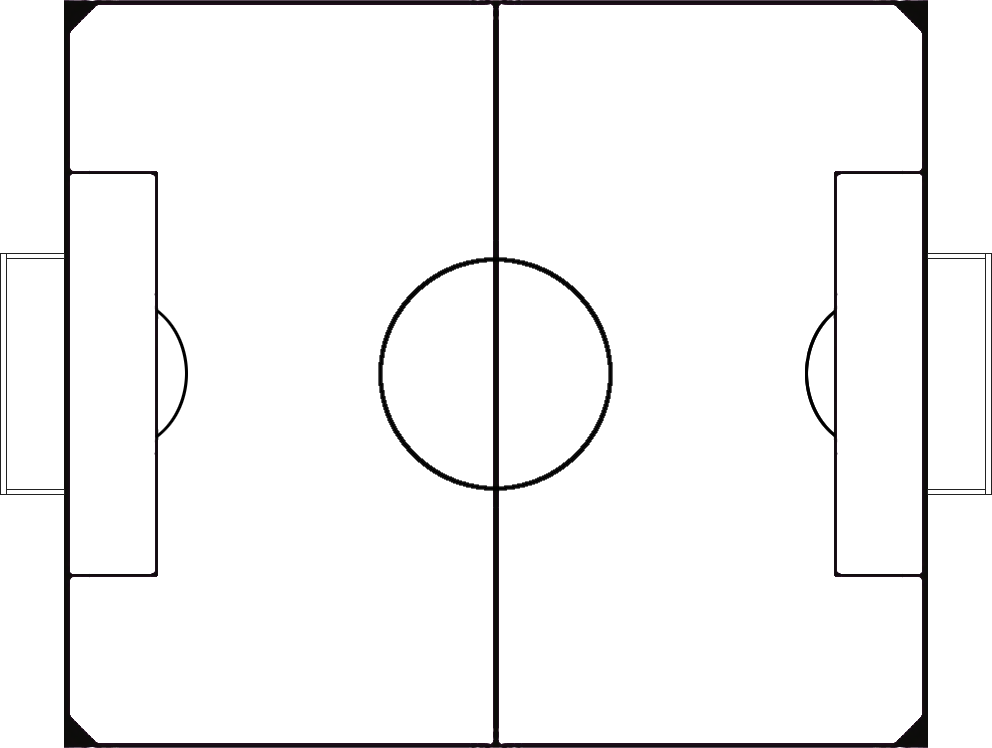
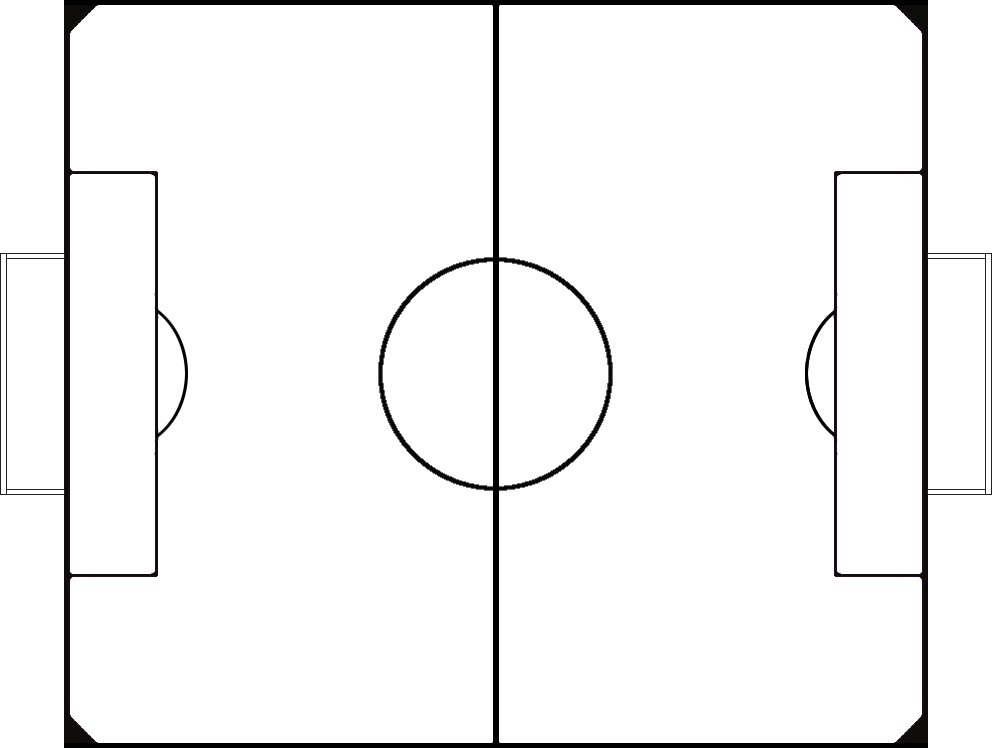
Revision of a layered 992×748 image; what changed, layer by layer:
added layer "field_corrections" above "field" over (64, 0, 928, 748)
painted on "field" over (64, 0, 928, 3)
